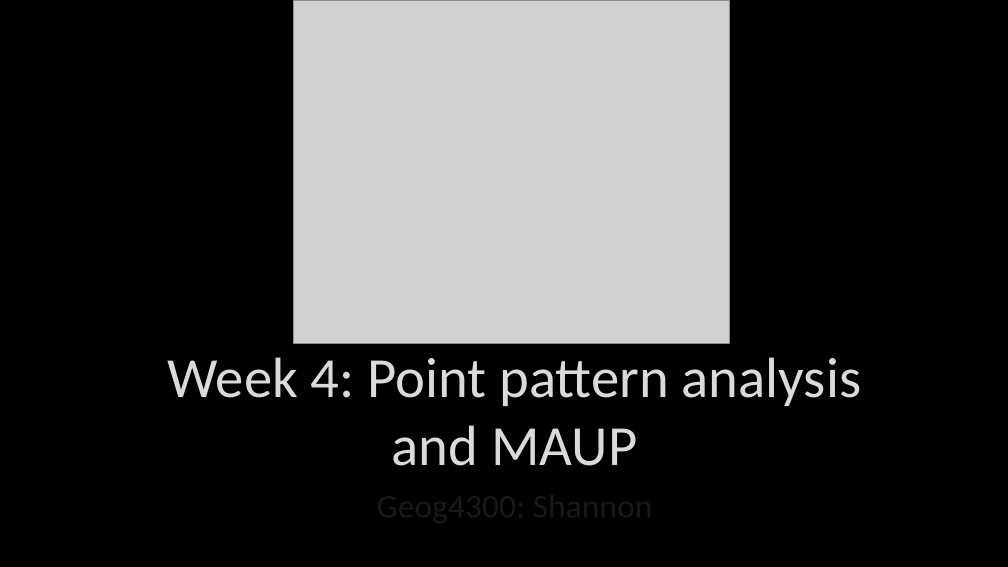
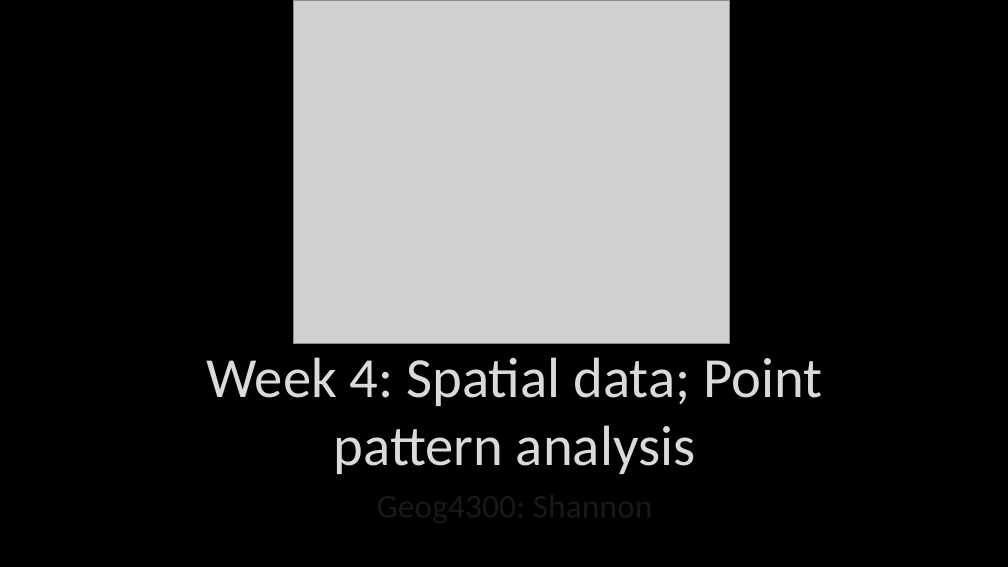
Before and after one commit to jshannon75/geog4300, a slide deck: slide 1 of in_class_slides/geog4300_W05-1 Point pattern analysis and MAUP.pptx. Drawn at 1008x567 pixels with LibreOffice and Linux fonts; fonts in the diff are those of the drawing; grey boxes stand for pictures; background and template pictures are left out. Boxes give left, top, right and bottom in pixels: in the first picture for what was removed or moved away, otherwise in the second. Text is boxed around its words. In the diff, an @@ line names an element or a change of style, - is before the commit and + after.

```diff
--- a/in_class_slides/geog4300_W05-1 Point pattern analysis and MAUP.pptx
+++ b/in_class_slides/geog4300_W05-1 Point pattern analysis and MAUP.pptx
@@ title at [206,357,822,474]: text changed @@
-Week 4: Point pattern analysis and MAUP
+Week 4: Spatial data; Point pattern analysis
```
Also in this commit, not shown: 2 other slides changed.
